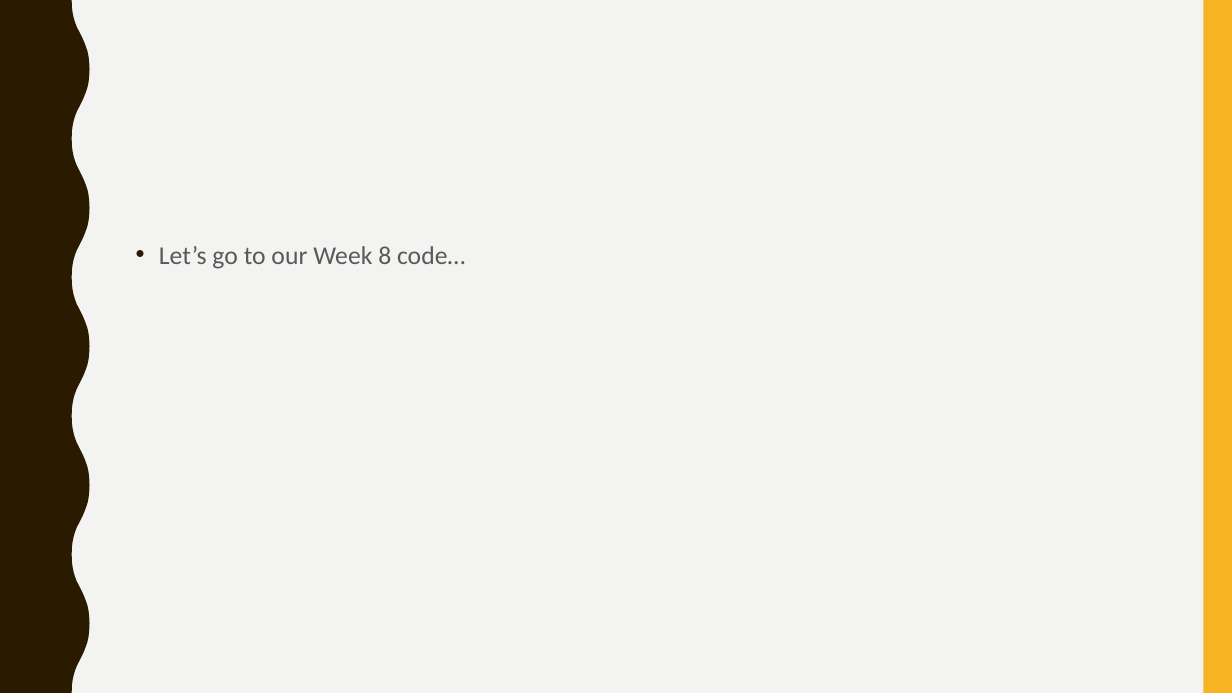
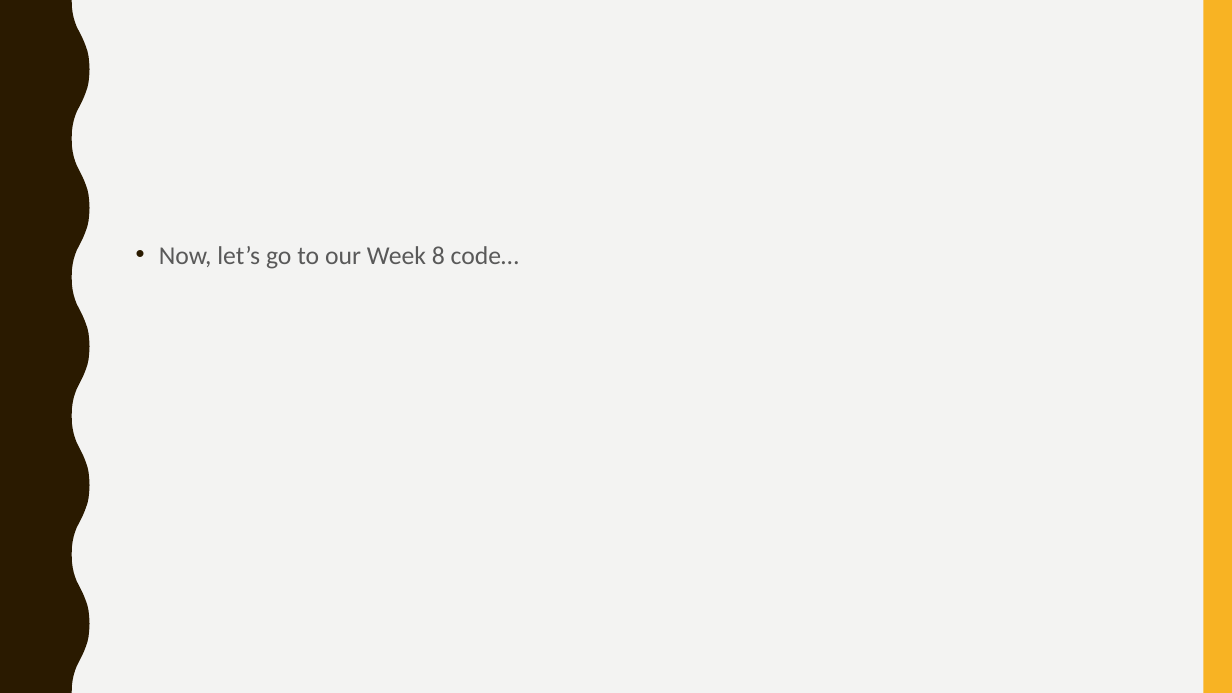
Before and after one commit to svallejovera/cta_updated, a slide deck: slide 33 of slides/8 Neural Networks and Word Embeddings.pptx (slide 32 before the commit). Drawn at 1232x693 pixels with LibreOffice and Linux fonts; fonts in the diff are those of the drawing. Boxes give left, top, right and bottom in pixels: in the first picture for what was removed or moved away, otherwise in the second. Text is boxed around its words. In the diff, an @@ line names an element or a change of style, - is before the commit and + after.

```diff
--- a/slides/8 Neural Networks and Word Embeddings.pptx
+++ b/slides/8 Neural Networks and Word Embeddings.pptx
@@ text at (159,246,519,269): text changed @@
-• Let’s go to our Week 8 code…
+• Now, let’s go to our Week 8 code…
```
Also in this commit, not shown: 1 other slide changed, 6 slides added, 1 slide removed, 36 other files.
